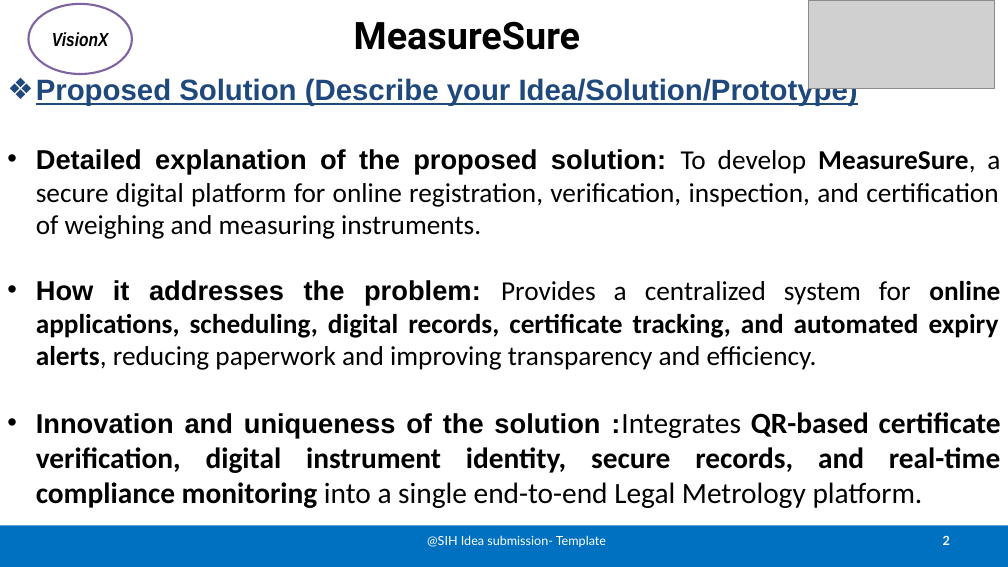
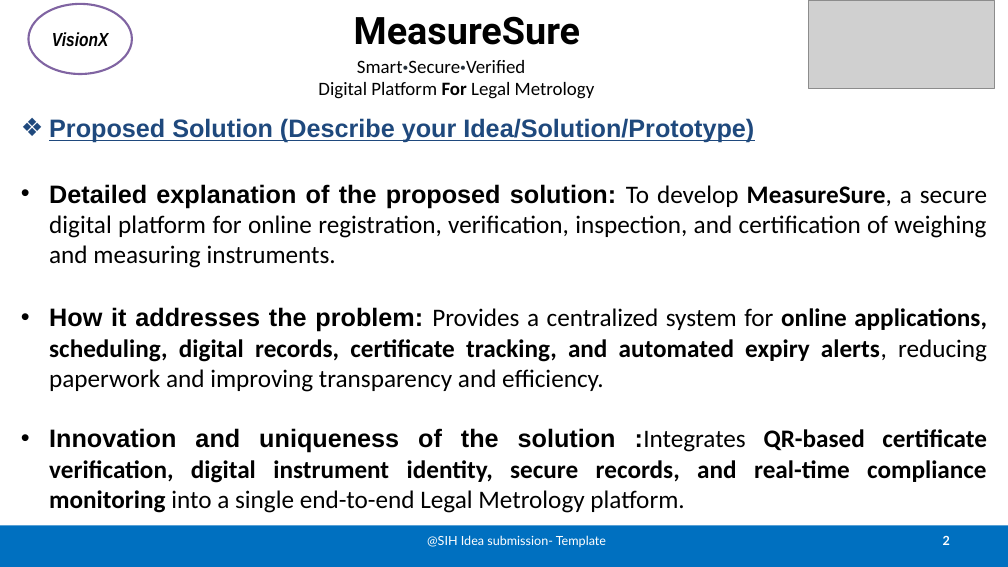
Before and after one commit to Sri-Ram143/SIH-2K26, a slide deck: slide 2 of SIH26036-PPT.pptx. Drawn at 1008x567 pixels with LibreOffice and Linux fonts; fonts in the diff are those of the drawing; grey boxes stand for pictures. Boxes give left, top, right and bottom in pixels: in the first picture for what was removed or moved away, otherwise in the second. Text is boxed around its words. In the diff, an @@ line names an element or a change of style, - is before the commit and + after.

Commit message:
ppt completed

```diff
--- a/SIH26036-PPT.pptx
+++ b/SIH26036-PPT.pptx
@@ title "MeasureSure": place and size @@
-title "MeasureSure" at <box>354,21,580,50</box>
+title "MeasureSure" at <box>354,16,580,45</box>
@@ text added at <box>318,60,595,99</box>, 18 pt, text #000000 @@
+  Smart•Secure•Verified
+Digital Platform For Legal Metrology
@@ text "Proposed Solution (Describe your Idea/Solution/Prototype)": place and size @@
-text "Proposed Solution (Describe your Idea/Solution/Prototype)" at <box>36,77,1001,508</box>
+text "Proposed Solution (Describe your Idea/Solution/Prototype)" at <box>49,118,987,513</box>
@@ text "Proposed Solution (Describe your Idea/Solution/Prototype)" at <box>49,118,987,513</box>: size 28 to 24 pt in "Proposed Solution (Describe your Idea/Solution/Prototype)", ":Integrates QR-based certificate verification, digital instr ..."; size 26 to 24 pt in "Detailed explanation of the proposed solution: To ...", "How it addresses the problem: Provides a ...", "Innovation and uniqueness of the solution :Integrates" @@
```
Also in this commit, not shown: 3 other slides changed, 1 other file.
